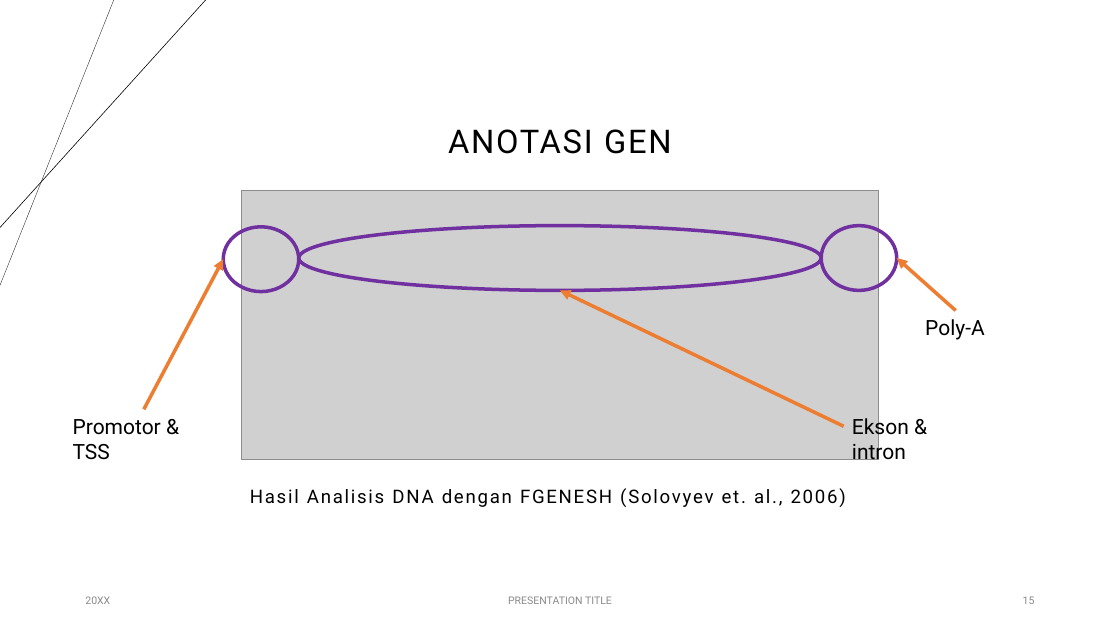
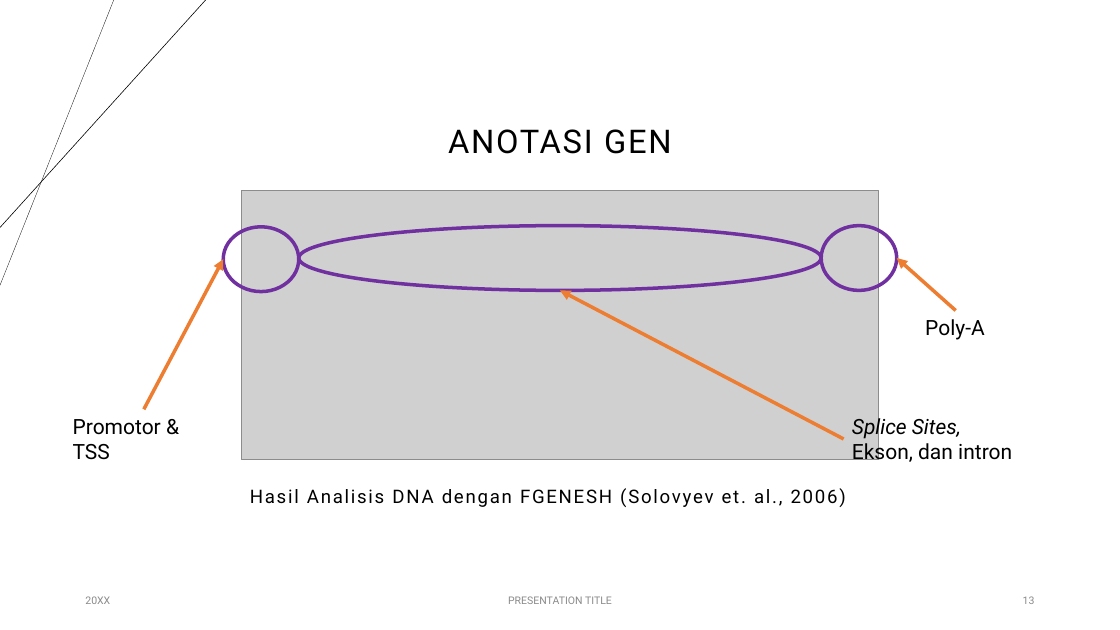
Before and after one commit to anwari32/IF5099-Metode-Penelitian, a slide deck: slide 13 of proposals/v2/Penerapan Multitask Learning dan BERT untuk Prediksi Splice.pptx (slide 15 before the commit). Drawn at 1120x630 pixels with LibreOffice and Linux fonts; fonts in the diff are those of the drawing; grey boxes stand for pictures. Boxes give left, top, right and bottom in pixels: in the first picture for what was removed or moved away, otherwise in the second. Text is boxed around its words. In the diff, an @@ line names an element or a change of style, - is before the commit and + after.

```diff
--- a/proposals/v2/Penerapan Multitask Learning dan BERT untuk Prediksi Splice.pptx
+++ b/proposals/v2/Penerapan Multitask Learning dan BERT untuk Prediksi Splice.pptx
@@ arrow moved from (844, 426) - (560, 291) to (844, 439) - (560, 291) @@
@@ text at bbox=[852, 414, 1012, 462]: text changed @@
-Ekson & intron
+Splice Sites, Ekson, dan intron
@@ page number at bbox=[1023, 596, 1035, 604]: text changed @@
-15
+13
```
Also in this commit, not shown: 3 other slides changed, 9 slides added, 11 slides removed, 1 other file.
